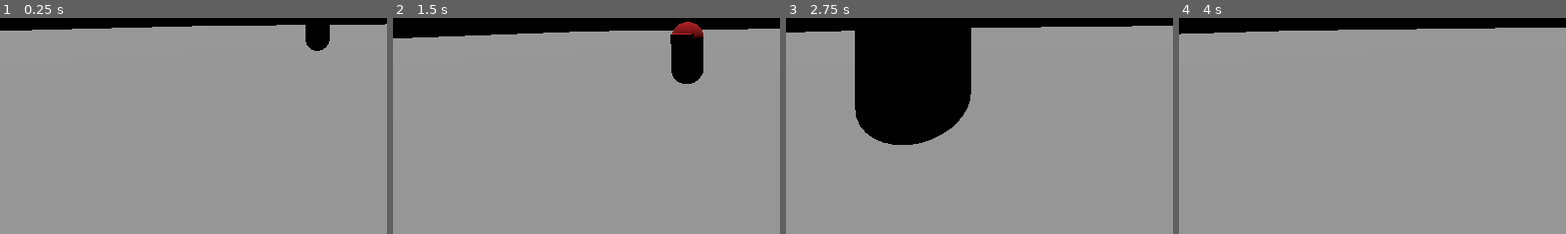
Above: before the commit, frames 1-4 (left to right).
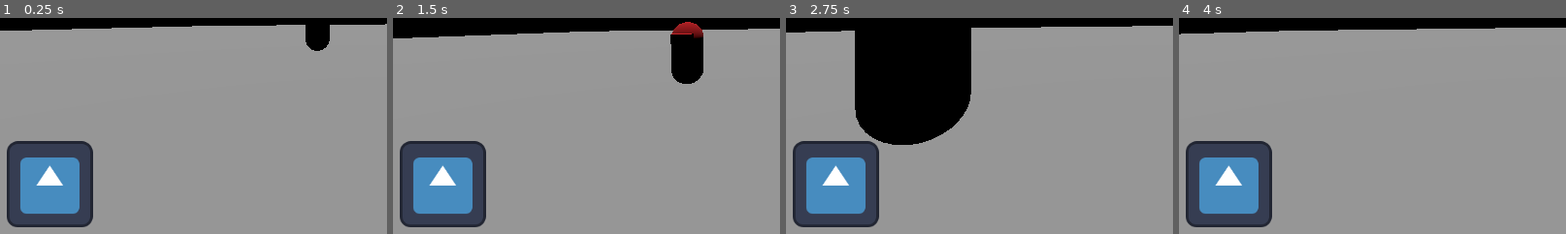
Above: after the commit, the same moments.

Repository: Sprotex/ludum-dare-54
Game: Godot game, scene res://level.tscn
The game is run twice, just before and just after one commit, with the same random seed, the same clock (stepped at 60 frames per second) and the same inputs. The engine's default icon, where the game draws it, is replaced by a stand-in: a white triangle on a blue panel in a dark square.
Inputs (mouse positions are % of the whole screen's width and height, from its top left):
- Up to frame 1 (0.25 s): no input
- Up to frame 2 (1.5 s): tap Enter at 0.5 s; move the mouse to (55, 49) at 0.52 s; hold W (move_forward) from 0.53 s (still down); tap Space (jump) at 0.77 s; move the mouse to (45, 50) at 1.27 s
- Up to frame 3 (2.75 s): keep holding W (move_forward); tap Space (jump) at 1.52 s; move the mouse to (52, 48) at 2.02 s
- Up to frame 4 (4 s): keep holding W (move_forward); move the mouse to (49, 51) at 2.77 s; tap Space (jump) at 3.02, 3.77 s; move the mouse to (57, 51) at 3.52 s
The pictures show only the part of the screen within x 0-50%, y 50-100%; the shares and areas given below are measured in that part.

The runs differ from the first frame. In frame 1, 8.8% of the frame differs, in the area x 1-25%, y 56-97%; in frame 2, 8.8%; in frame 3, 8.8%; in frame 4, 8.8%.

Commit message:
add reload ui
refactor ui anchors

Diff:
--- a/autoload/message_bus/message_bus.gd
+++ b/autoload/message_bus/message_bus.gd
@@ -4,3 +4,4 @@
 signal on_enemy_died
 signal on_scene_reloaded
 signal on_score_changed(score)
+signal on_player_shot(reload_time)
--- /dev/null
+++ b/autoload/user_interface/reload_progress_bar.gd
@@ -0,0 +1,12 @@
+extends Range
+
+class_name ReloadProgressBar
+
+
+func _ready() -> void:
+  MessageBus.on_player_shot.connect(_handle_player_shot)
+
+
+func _handle_player_shot(reload_time: float) -> void:
+  var tween = get_tree().create_tween()
+  tween.tween_property(self, "value", 1.0, reload_time).from(0.0)
--- a/autoload/user_interface/user_interface.tscn
+++ b/autoload/user_interface/user_interface.tscn
@@ -1,14 +1,16 @@
-[gd_scene load_steps=4 format=3 uid="uid://c8kvui44qiu65"]
+[gd_scene load_steps=6 format=3 uid="uid://c8kvui44qiu65"]
 
 [ext_resource type="Script" path="res://autoload/user_interface/user_interface.gd" id="1_a043w"]
 [ext_resource type="Script" path="res://autoload/user_interface/score_manager.gd" id="2_gftuk"]
 [ext_resource type="Script" path="res://autoload/user_interface/score_label.gd" id="2_y53gy"]
+[ext_resource type="Texture2D" uid="uid://q2i4cs5jl1pf" path="res://icon.svg" id="3_kw0jx"]
+[ext_resource type="Script" path="res://autoload/user_interface/reload_progress_bar.gd" id="4_vokve"]
 
 [node name="UserInterface" type="CanvasLayer" node_paths=PackedStringArray("death_screen", "static_set_nodes", "descending_stop_nodes", "hide_nodes")]
 script = ExtResource("1_a043w")
 death_screen = NodePath("Anchors/DeathScreen")
 static_set_nodes = [NodePath("Anchors")]
-descending_stop_nodes = [NodePath("Anchors/TopLeftAnchor"), NodePath("Anchors/BottomLeftAnchor")]
+descending_stop_nodes = [NodePath(""), NodePath("")]
 hide_nodes = [NodePath("Anchors/DeathScreen")]
 
 [node name="Anchors" type="Control" parent="."]
@@ -20,51 +22,52 @@
 grow_vertical = 2
 mouse_filter = 2
 
-[node name="TopLeftAnchor" type="Control" parent="Anchors"]
+[node name="TopLeftAnchor" type="MarginContainer" parent="Anchors"]
 layout_mode = 1
-anchors_preset = 0
-offset_right = 40.0
-offset_bottom = 40.0
-mouse_filter = 2
-
-[node name="MarginContainer" type="MarginContainer" parent="Anchors/TopLeftAnchor"]
-layout_mode = 0
-offset_right = 40.0
+offset_right = 72.0
 offset_bottom = 40.0
 mouse_filter = 2
 theme_override_constants/margin_left = 10
 
-[node name="VBoxContainer" type="HBoxContainer" parent="Anchors/TopLeftAnchor/MarginContainer"]
+[node name="VBoxContainer" type="HBoxContainer" parent="Anchors/TopLeftAnchor"]
 layout_mode = 2
 mouse_filter = 2
 theme_override_constants/separation = 0
 
-[node name="Label" type="Label" parent="Anchors/TopLeftAnchor/MarginContainer/VBoxContainer"]
+[node name="Label" type="Label" parent="Anchors/TopLeftAnchor/VBoxContainer"]
 layout_mode = 2
 text = "Score: "
 
-[node name="Score counter" type="Label" parent="Anchors/TopLeftAnchor/MarginContainer/VBoxContainer"]
+[node name="Score counter" type="Label" parent="Anchors/TopLeftAnchor/VBoxContainer"]
 layout_mode = 2
 text = "0"
 script = ExtResource("2_y53gy")
 
-[node name="BottomLeftAnchor" type="Control" parent="Anchors"]
+[node name="BottomLeftAnchor" type="MarginContainer" parent="Anchors"]
 layout_mode = 1
 anchors_preset = 2
 anchor_top = 1.0
 anchor_bottom = 1.0
-offset_top = -40.0
-offset_right = 40.0
+offset_top = -138.0
+offset_right = 138.0
 grow_vertical = 0
 mouse_filter = 2
+theme_override_constants/margin_left = 10
+theme_override_constants/margin_bottom = 10
 
 [node name="HBoxContainer" type="HBoxContainer" parent="Anchors/BottomLeftAnchor"]
-layout_mode = 0
-offset_right = 40.0
-offset_bottom = 40.0
+layout_mode = 2
+alignment = 2
 
 [node name="TextureProgressBar" type="TextureProgressBar" parent="Anchors/BottomLeftAnchor/HBoxContainer"]
 layout_mode = 2
+size_flags_vertical = 8
+max_value = 1.0
+step = 0.01
+value = 1.0
+fill_mode = 4
+texture_progress = ExtResource("3_kw0jx")
+script = ExtResource("4_vokve")
 
 [node name="DeathScreen" type="Control" parent="Anchors"]
 layout_mode = 1
--- a/character/character.tscn
+++ b/character/character.tscn
@@ -32,7 +32,8 @@
 transform = Transform3D(1, 0, 0, 0, 1, 0, 0, 0, 1, 0, 1, 0)
 shape = SubResource("CapsuleShape3D_1mw0j")
 
-[node name="Weapon" parent="." node_paths=PackedStringArray("firepoint") instance=ExtResource("4_5vcc8")]
+[node name="Weapon" parent="." node_paths=PackedStringArray("character_body", "firepoint") instance=ExtResource("4_5vcc8")]
+character_body = NodePath("..")
 bullet = ExtResource("5_wndih")
 firepoint = NodePath("../MeshInstance3D2/Firepoint")
 
--- a/weapon/weapon.gd
+++ b/weapon/weapon.gd
@@ -1,6 +1,7 @@
 extends Node3D
 
 
+@export var character_body: Character
 @export var inputs: CharacterInputs
 @export var reload_time := 0.5
 @export var bullet: PackedScene
@@ -15,6 +16,8 @@
   get_tree().get_root().add_child(bullet_instance)
   bullet_instance.global_position = firepoint.global_position
   bullet_instance.global_rotation = firepoint_direction.global_rotation
+  if character_body.type == Character.Type.PLAYER:
+    MessageBus.on_player_shot.emit(reload_time)
 
 
 func reload() -> void:
